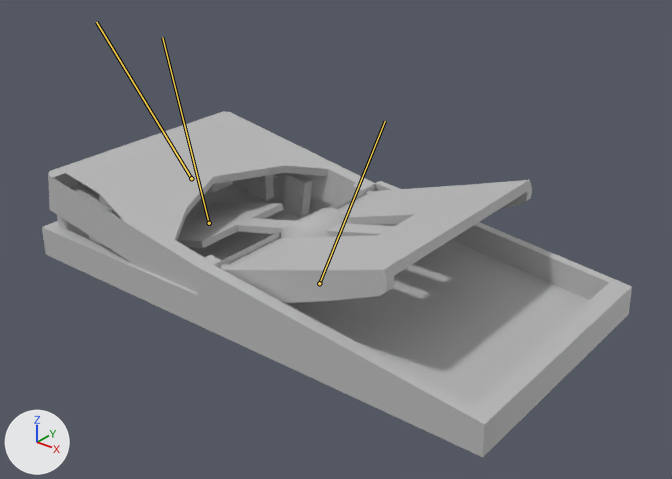
One commit to the FBX model Assets/model/trap_ex_fot_unaty.fbx: the scene before it, then after it.
Both versions are drawn from a 50 mm lens placed at (0.1002, -0.1203, 0.0852), pointed at (0.005, -0.0012, 0.0113). The lights are fixed; the arrows at lower left show +X, +Y and +Z. Both versions are drawn at frame 11 of the action 'Take 001'; the numbers are the values there. The bones that bend it are drawn over the model as lines.

Objects in the first picture: 'idk_wat_this_does', 'pCylinder1', 'trap_bottom', 'trap_tooth_bottem_1', 'trap_tooth_bottem_3', 'trap_tooth_bottem_4', 'trap_tooth_bottem_5', 'trap_tooth_top_4', 'trap_top', 'trap_tounge'.
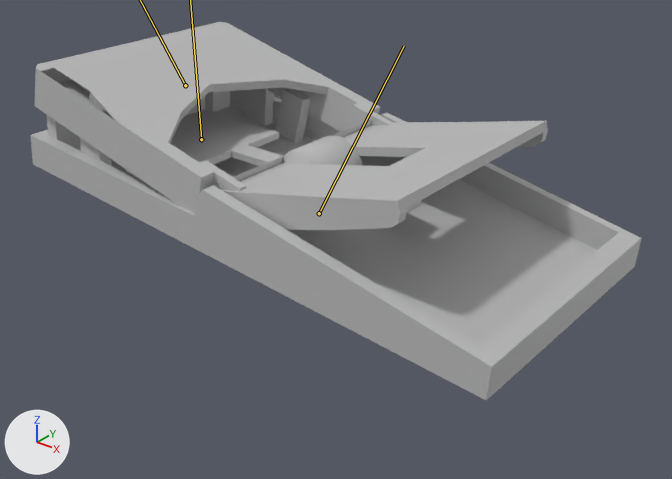
Commit message: trap resubmit

Boxes [x1, y1, x2, y2] around the edits, measured in the pictures (672 x 479 px):
'trap_bottom', posed (10% taller): before [42, 175, 632, 457]; after [30, 90, 642, 400]
'trap_top', posed (9% wider): before [48, 111, 376, 292]; after [35, 22, 393, 213]
'idk_wat_this_does', posed (11% shorter): before [222, 180, 532, 303]; after [222, 121, 548, 230]
'trap_tounge', posed (15% wider, 117% taller): before [177, 202, 394, 248]; after [171, 112, 421, 213]
'pCylinder1', posed (12% wider): before [280, 208, 352, 238]; after [282, 136, 363, 166]
'trap_tooth_top_4', posed: before [282, 173, 313, 217]; after [276, 88, 311, 143]
'trap_tooth_bottem_5', posed: before [248, 175, 274, 201]; after [246, 88, 274, 126]
'trap_tooth_bottem_3', posed: before [57, 215, 89, 239]; after [46, 114, 81, 151]
'trap_tooth_bottem_1', posed: before [209, 181, 233, 191]; after [205, 91, 230, 112]
'trap_tooth_bottem_4', posed: before [89, 236, 108, 248]; after [80, 138, 112, 166]
bone 'core_jnt', root to tip: before (319, 283) to (385, 121); after (319, 213) to (404, 46)

The edits, one by one:
Bone 'core_jnt' (bone_core_jnt) moves from (0.0, 0.0, 0.0) to (0.55, 1.35, 0.0).
Bone 'core_jnt' (bone_core_jnt) turns from (0, 0, 0) to (0, 0, 6) degrees about its own x, y and z.
Bone 'tounge_jnt' (bone_tounge_jnt) moves from (0.07, -0.78, 0.0) to (-0.06, -0.73, 0.0).
Bone 'tounge_jnt' (bone_tounge_jnt) turns from (0, 0, 15) to (0, 0, 7) degrees about its own x, y and z.
Bone 'top_jnt' (bone_top_jnt) moves from (0.78, -3.44, 0.0) to (0.96, -3.33, -0.01).
Bone 'top_jnt' (bone_top_jnt) turns from (0, 0, -64) to (0, 1, -65) degrees about its own x, y and z.
